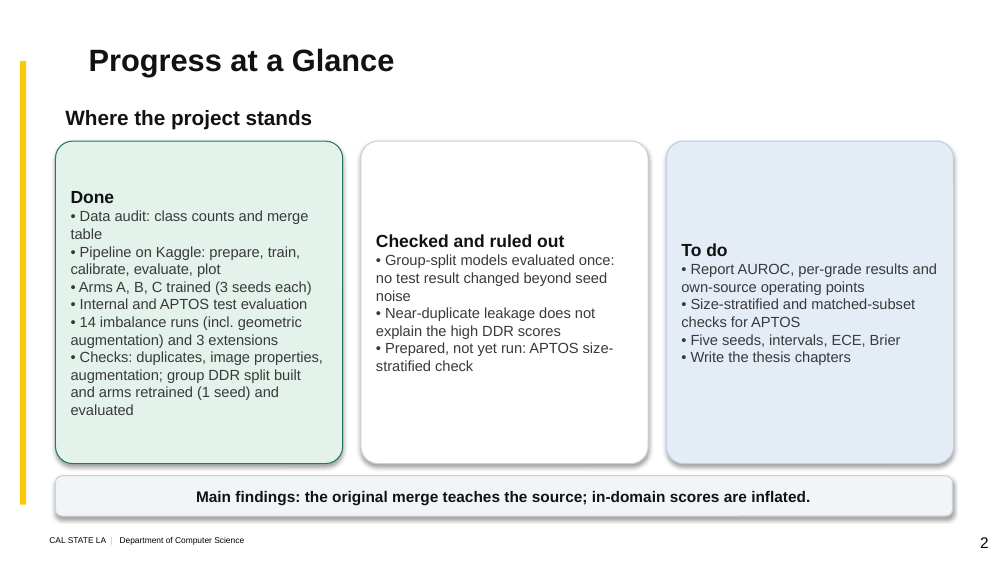
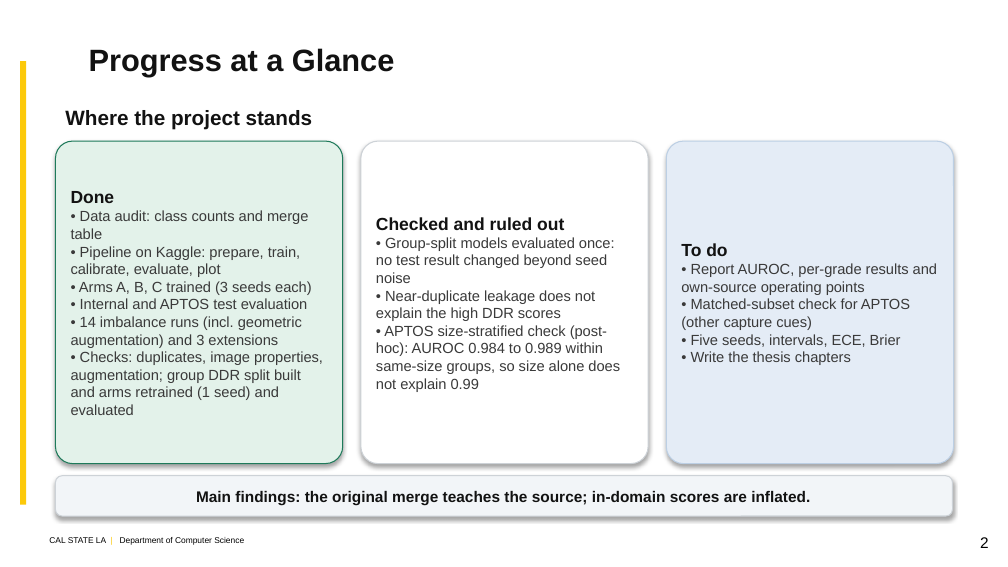
Before and after one commit to kazimab1/Early-DR, a slide deck: slide 2 of DR_Progress_v5.pptx. Drawn at 1008x567 pixels with LibreOffice and Linux fonts; fonts in the diff are those of the drawing; background and template pictures are left out. Boxes give left, top, right and bottom in pixels: in the first picture for what was removed or moved away, otherwise in the second. Text is boxed around its words. In the diff, an @@ line names an element or a change of style, - is before the commit and + after.

```diff
--- a/DR_Progress_v5.pptx
+++ b/DR_Progress_v5.pptx
@@ text in rounded rectangle at bbox=[681, 298, 910, 330]: text changed @@
-• Size-stratified and matched-subset checks for APTOS
+• Matched-subset check for APTOS (other capture cues)
@@ text in rounded rectangle at bbox=[376, 325, 620, 392]: text changed @@
-• Prepared, not yet run: APTOS size-stratified check
+• APTOS size-stratified check (post-hoc): AUROC 0.984 to 0.989 within same-size groups, so size alone does not explain 0.99
```
Also in this commit, not shown: 2 other slides changed, 3 other files.
